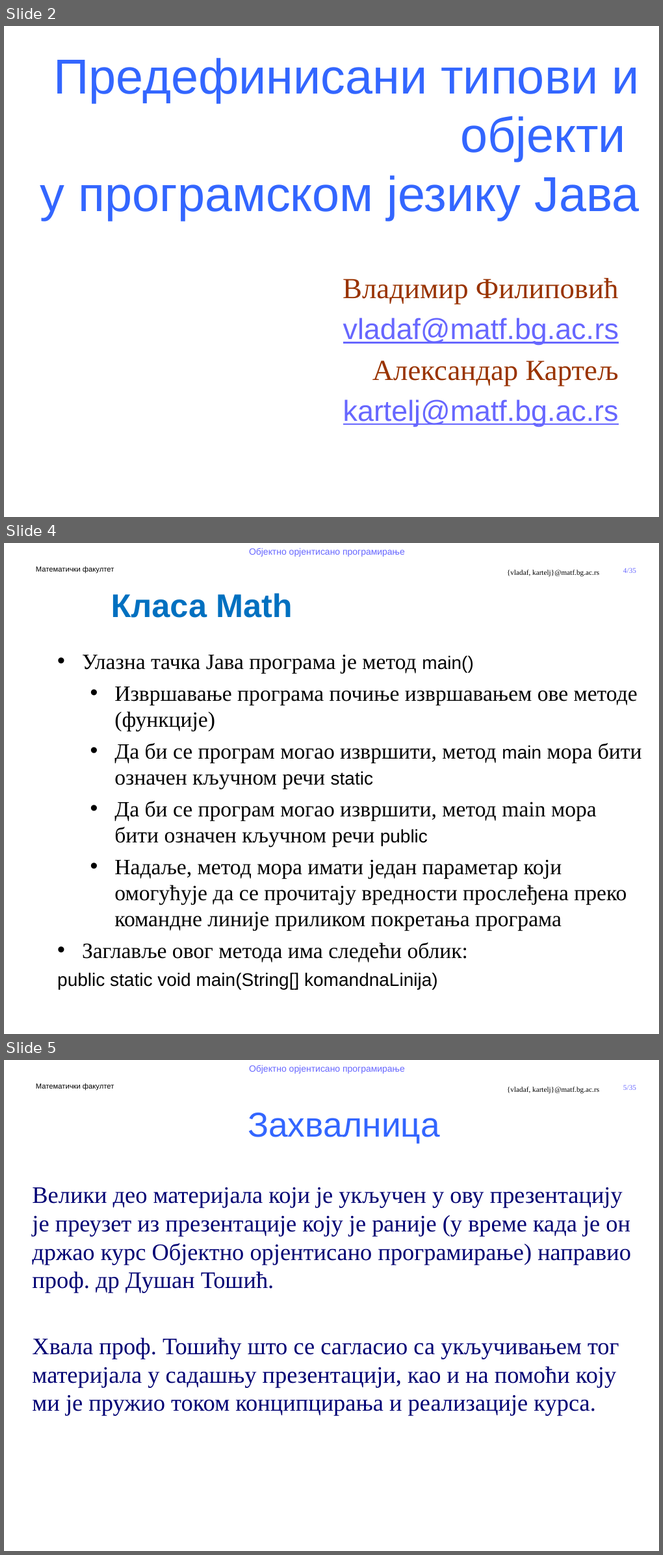
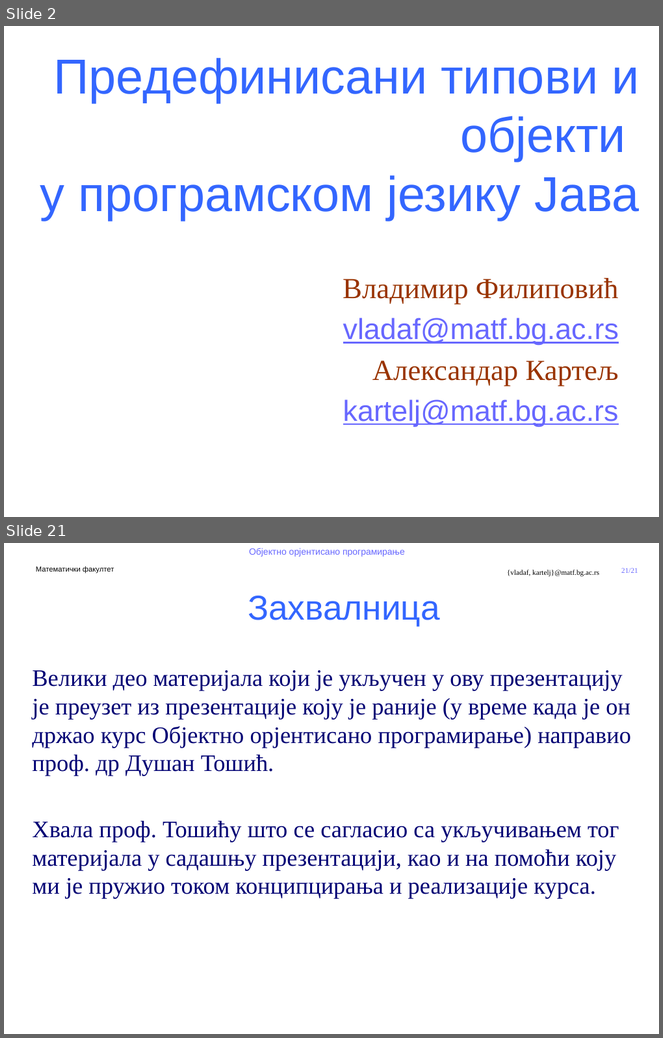
Before and after one commit to MatfOOP/OOP, a slide deck: predavanja/prezentacije/OOP07-1-Predefinisani tipovi u Javi.pptx. Shown one above the other, each under a label of ours: slides 2, 4 and 5 before the commit, slides 2 and 21 after it; the slides between them are not shown. The pictures are 663x1555 and 663x1038 pixels, drawn with LibreOffice and Linux fonts; fonts in the diff are those of the drawing; background and template pictures are left out. Boxes give left, top, right and bottom in pixels: in the first picture for what was removed or moved away, otherwise in the second. Text is boxed around its words. In the diff, an @@ line names an element or a change of style, - is before the commit and + after.

```diff
--- a/predavanja/prezentacije/OOP07-1-Predefinisani tipovi u Javi.pptx
+++ b/predavanja/prezentacije/OOP07-1-Predefinisani tipovi u Javi.pptx
@@ slide 4 removed at box(4, 543, 659, 1034), background #FFFFFF; not listed: 5 template elements that a slide beside it also shows @@
@@ text removed at box(111, 593, 292, 618) @@
-Класа Math
@@ text removed at box(57, 654, 642, 990) @@
-• Улазна тачка Јава програма је метод main()
-  • Извршавање програма почиње извршавањем ове методе (функције)
-  • Да би се програм могао извршити, метод main мора бити означен кључном речи static
-  • Да би се програм могао извршити, метод main мора бити означен кључном речи public
-  • Надаље, метод мора имати један параметар који омогућује да се прочитају вредности прослеђена преко командне линије приликом покретања програма
-• Заглавље овог метода има следећи облик:
-public static void main(String[] komandnaLinija)
@@ what was slide 5 is now slide 21 @@
@@ page number at box(622, 568, 638, 573): text changed @@
-5/35
+21/21
```
Also in this commit, not shown: 1 slide changed, 17 slides added, 5 other files.
